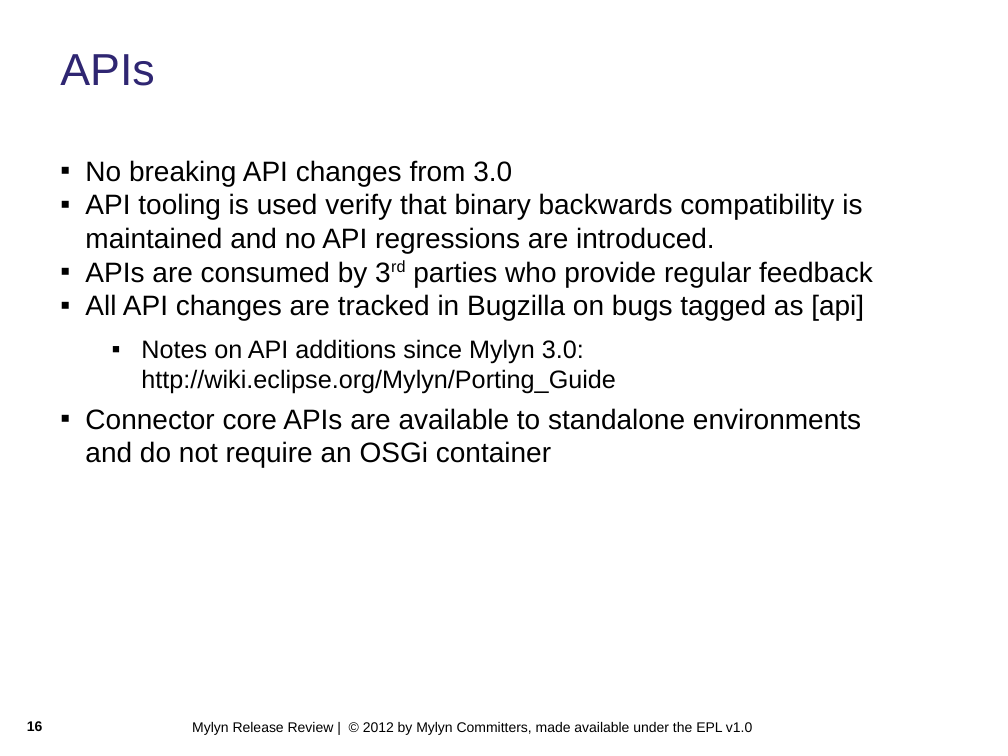
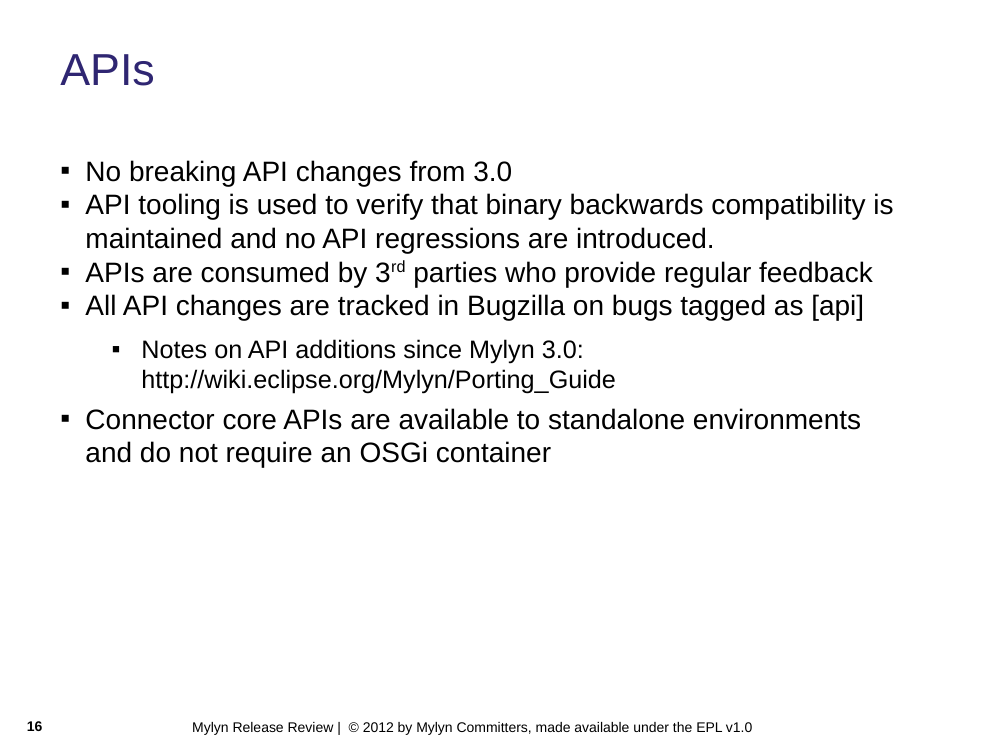
Before and after one commit to eclipse-mylyn/mylyn-website, a slide deck: slide 16 of publications/2012-03-mylyn-3.7-release-review.ppt. Drawn at 1008x756 pixels with LibreOffice and Linux fonts; fonts in the diff are those of the drawing; background and template pictures are left out. Boxes give left, top, right and bottom in pixels: in the first picture for what was removed or moved away, otherwise in the second. Text is boxed around its words. In the diff, an @@ line names an element or a change of style, - is before the commit and + after.

```diff
--- a/publications/2012-03-mylyn-3.7-release-review.ppt
+++ b/publications/2012-03-mylyn-3.7-release-review.ppt
@@ text at [85,193,893,253]: text changed @@
-▪ API tooling is used verify that binary backwards compatibility is maintained and no API regressions are introduced.
+▪ API tooling is used to verify that binary backwards compatibility is maintained and no API regressions are introduced.
```
Also in this commit, not shown: 3 other slides changed.
